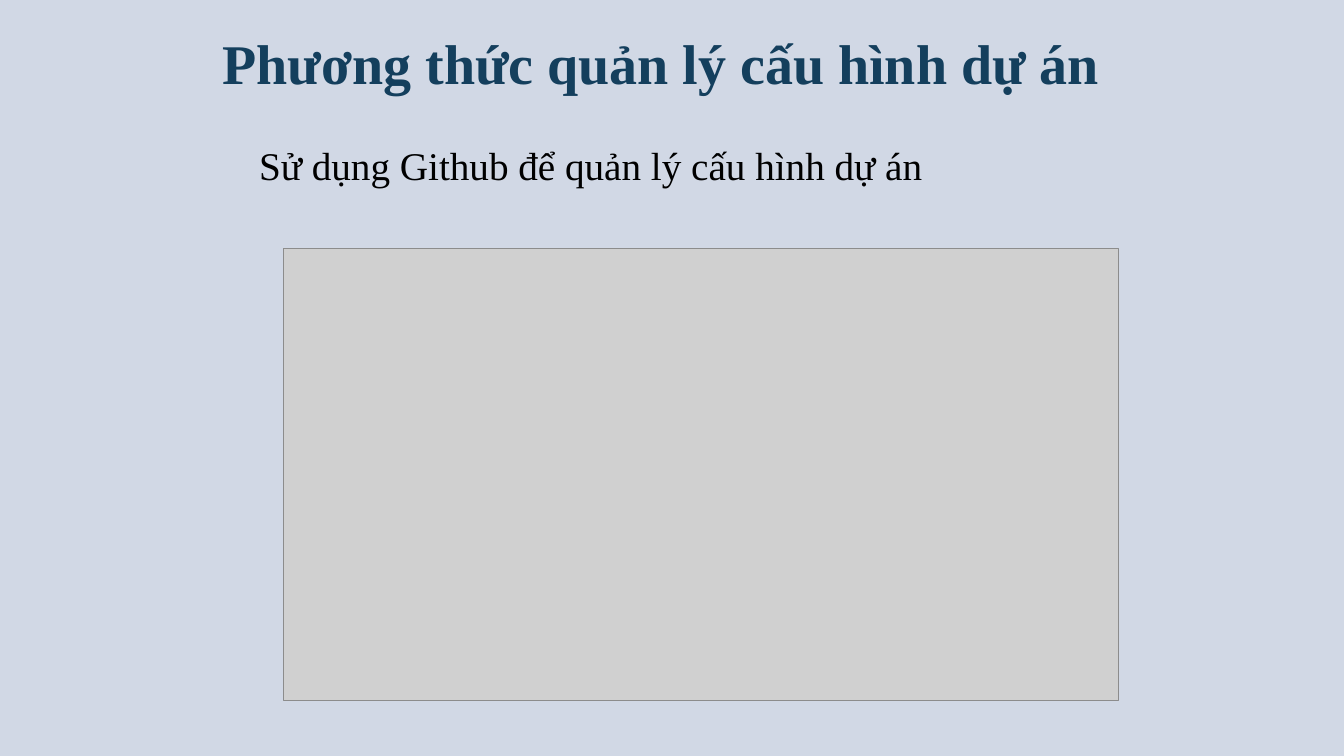
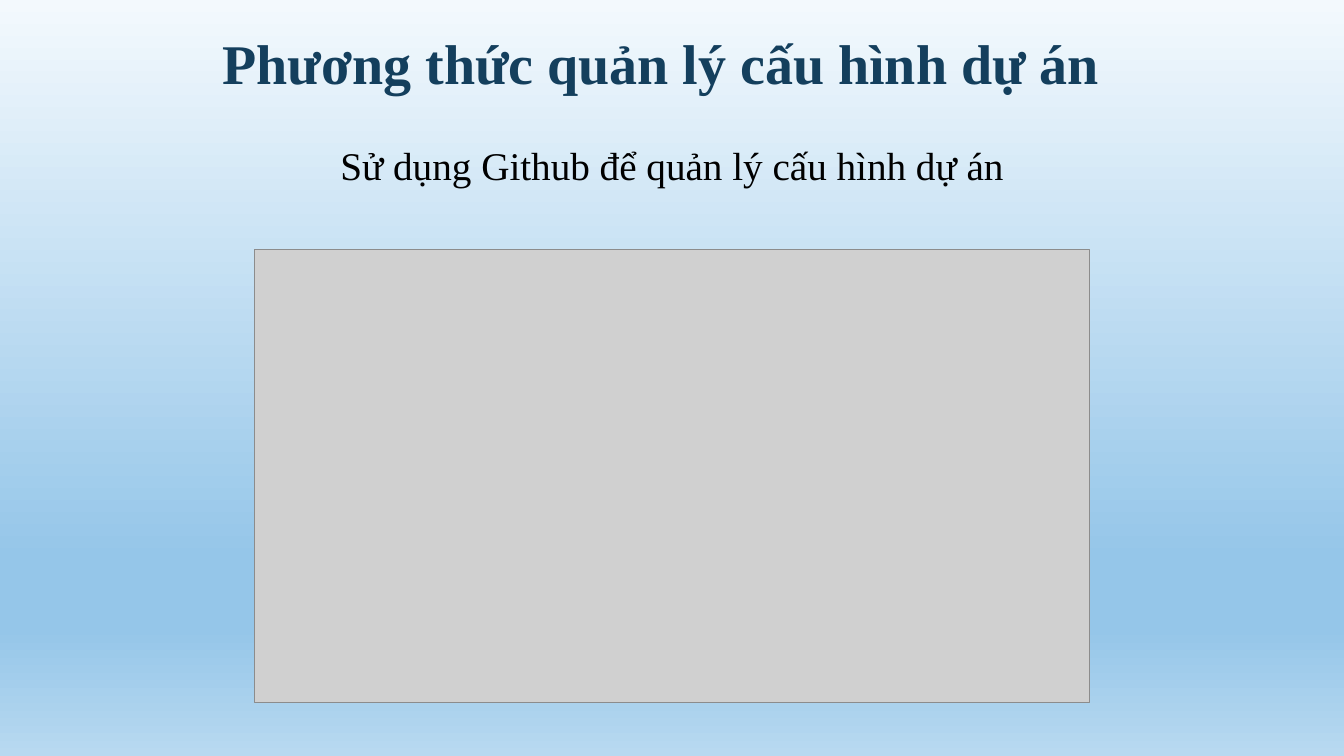
Before and after one commit to vubao98/Nhom-1, a slide deck: slide 9 of DELIVERABLES/Nghiệm thu đợt 1/NHOM1_QTDA.pptx. Drawn at 1344x756 pixels with LibreOffice and Linux fonts; fonts in the diff are those of the drawing; grey boxes stand for pictures. Boxes give left, top, right and bottom in pixels: in the first picture for what was removed or moved away, otherwise in the second. Text is boxed around its words. In the diff, an @@ line names an element or a change of style, - is before the commit and + after.

```diff
--- a/DELIVERABLES/Nghiệm thu đợt 1/NHOM1_QTDA.pptx
+++ b/DELIVERABLES/Nghiệm thu đợt 1/NHOM1_QTDA.pptx
@@ background #D1D8E5 to gradient #F3F9FD to #95C6E9 to #B8D9F0 @@
@@ text "Sử dụng Github để quản ...": place and size @@
-text "Sử dụng Github để quản ..." at (259, 151, 922, 187)
+text "Sử dụng Github để quản ..." at (340, 151, 1004, 187)
@@ picture: place and size @@
-picture at (284, 248, 1119, 701)
+picture at (255, 250, 1090, 703)
```
Also in this commit, not shown: 21 other slides changed, 2 slides added, 8 slides removed.
